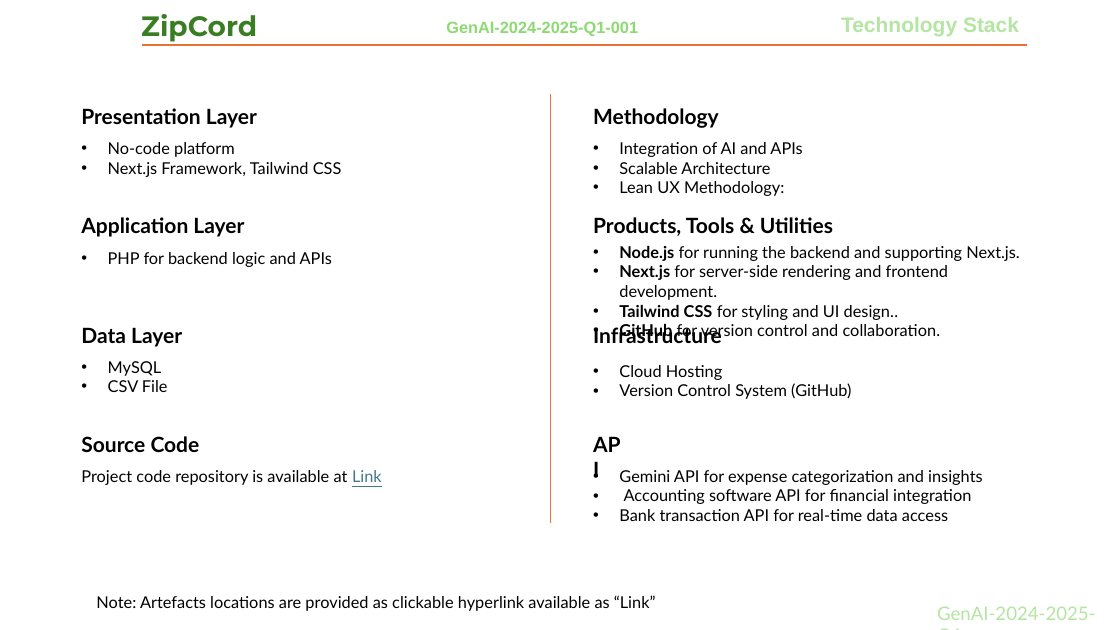
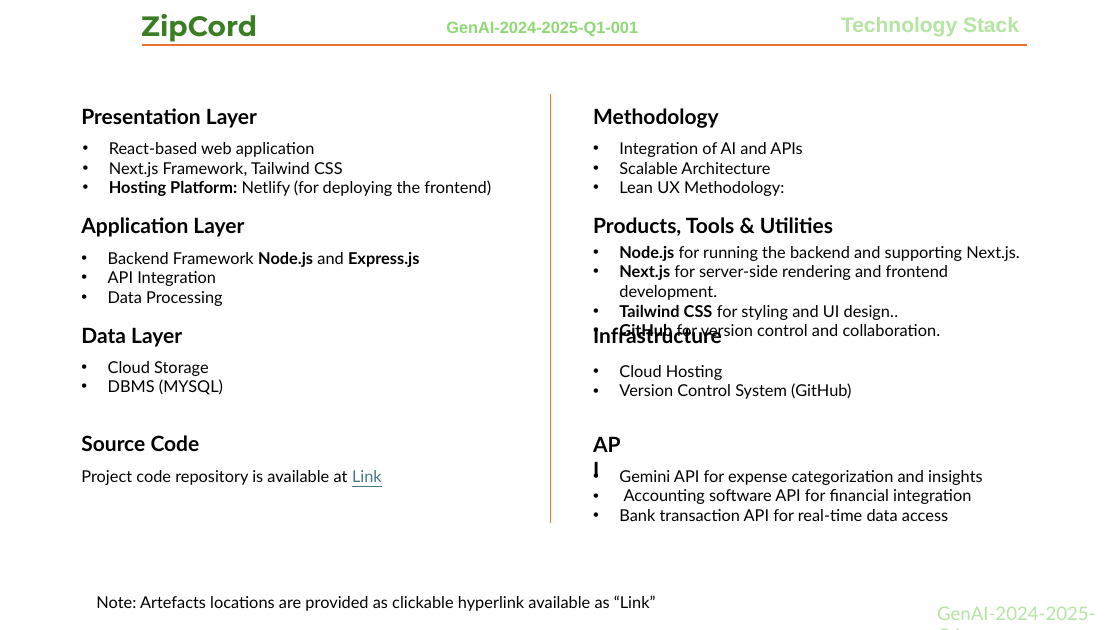
Before and after one commit to Vanazhagan/Zipcord_PPT., a slide deck: slide 5 of ZipCord-GenAI-PPT.pptx. Drawn at 1120x630 pixels with LibreOffice and Linux fonts; fonts in the diff are those of the drawing; background and template pictures are left out. Boxes give left, top, right and bottom in pixels: in the first picture for what was removed or moved away, otherwise in the second. Text is boxed around its words. In the diff, an @@ line names an element or a change of style, - is before the commit and + after.

```diff
--- a/ZipCord-GenAI-PPT.pptx
+++ b/ZipCord-GenAI-PPT.pptx
@@ text at <box>109,142,315,157</box>: text changed @@
-• No-code platform
+• React-based web application
@@ text at <box>109,180,491,196</box>: paragraph added @@
+• Hosting Platform: Netlify (for deploying the frontend)
@@ text at <box>108,252,419,306</box>: text changed @@
-• PHP for backend logic and APIs
+• Backend Framework Node.js and Express.js
+• API Integration
+• Data Processing
@@ text at <box>108,361,223,395</box>: text changed @@
-• MySQL
-• CSV File
+• Cloud Storage
+• DBMS (MYSQL)
```
Also in this commit, not shown: 2 other slides changed.
